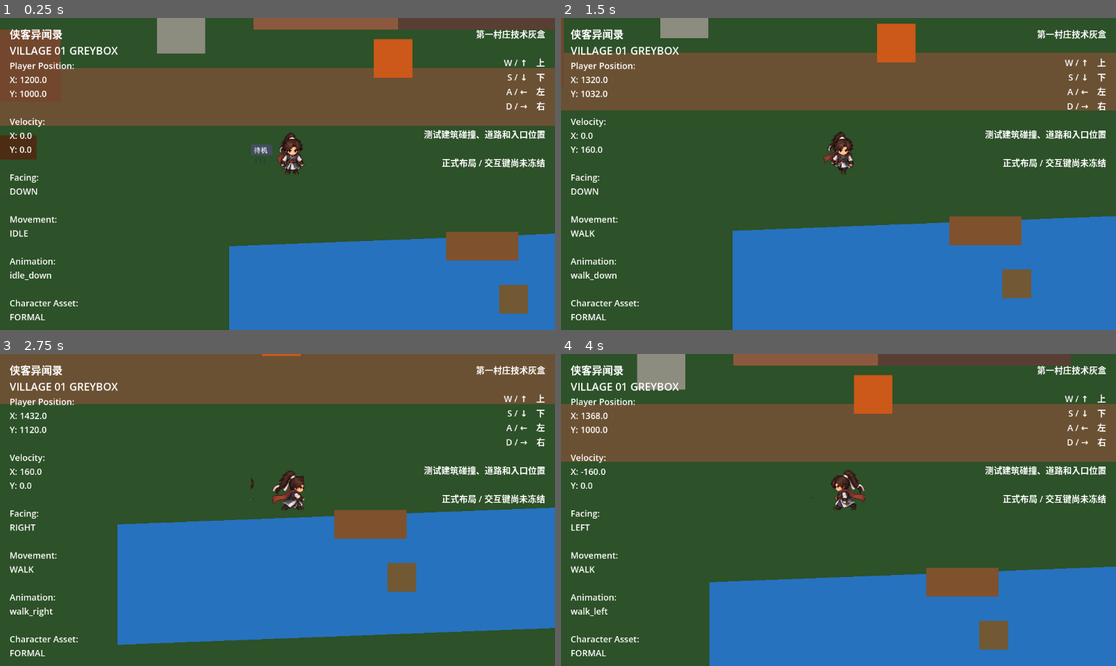
Above: before the commit, frames 1-4 (two rows, left to right).
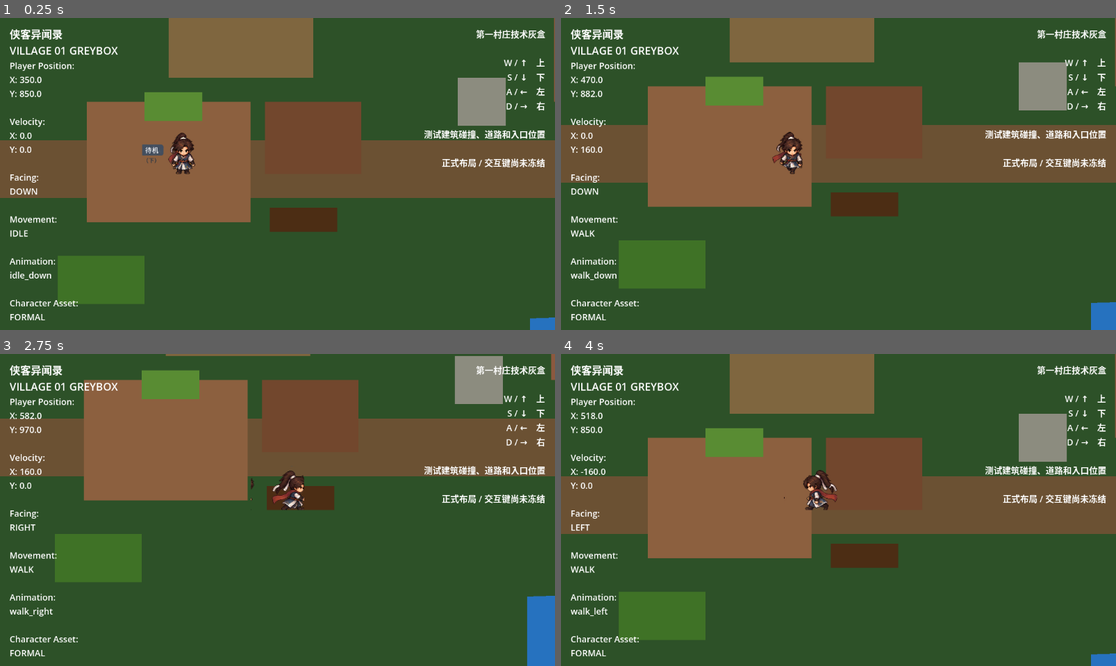
Above: after the commit, the same moments.

Repository: df1360awp/wordworld
Game: Godot game, scene res://scenes/main.tscn
Same seed, same stepped clock (60 frames per second), same inputs: the game is played once before the commit and once after it.
Inputs:
- Up to frame 1 (0.25 s): no input
- Up to frame 2 (1.5 s): tap Enter at 0.5 s; hold D (move_right) 0.53-1.28 s; hold S (move_down) from 1.28 s (still down)
- Up to frame 3 (2.75 s): release S (move_down) at 2.03 s; hold D (move_right) from 2.03 s (still down)
- Up to frame 4 (4 s): release D (move_right) at 2.78 s; hold W (move_up) 2.78-3.53 s; hold A (move_left) from 3.53 s (still down)

The runs differ from the first frame. In frame 1, 67% of the frame differs, in the area x 0-100%, y 0-100%; in frame 2, 69%; in frame 3, 70%; in frame 4, 70%.

Commit message:
Wire Qingfeng v0.4 spawn point

Diff:
--- a/scenes/main.tscn
+++ b/scenes/main.tscn
@@ -9,6 +9,6 @@
 [node name="World" parent="." instance=ExtResource("1_village")]
 
 [node name="Player" parent="." instance=ExtResource("2_player")]
-position = Vector2(1200, 1000)
+position = Vector2(350, 850)
 
 [node name="DebugUI" parent="." instance=ExtResource("3_debug")]
